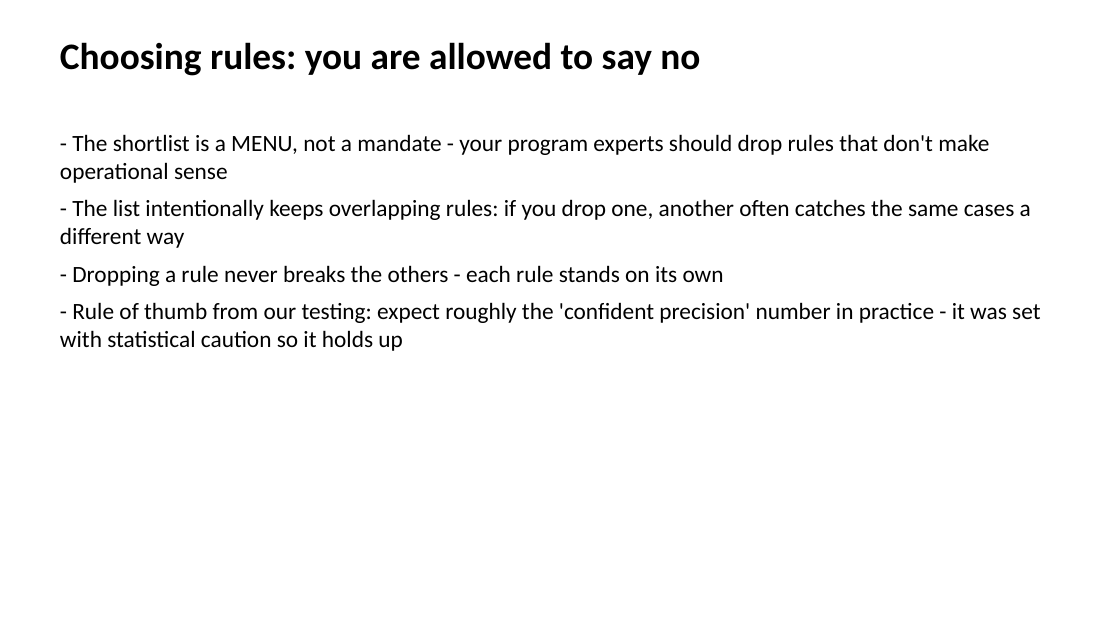
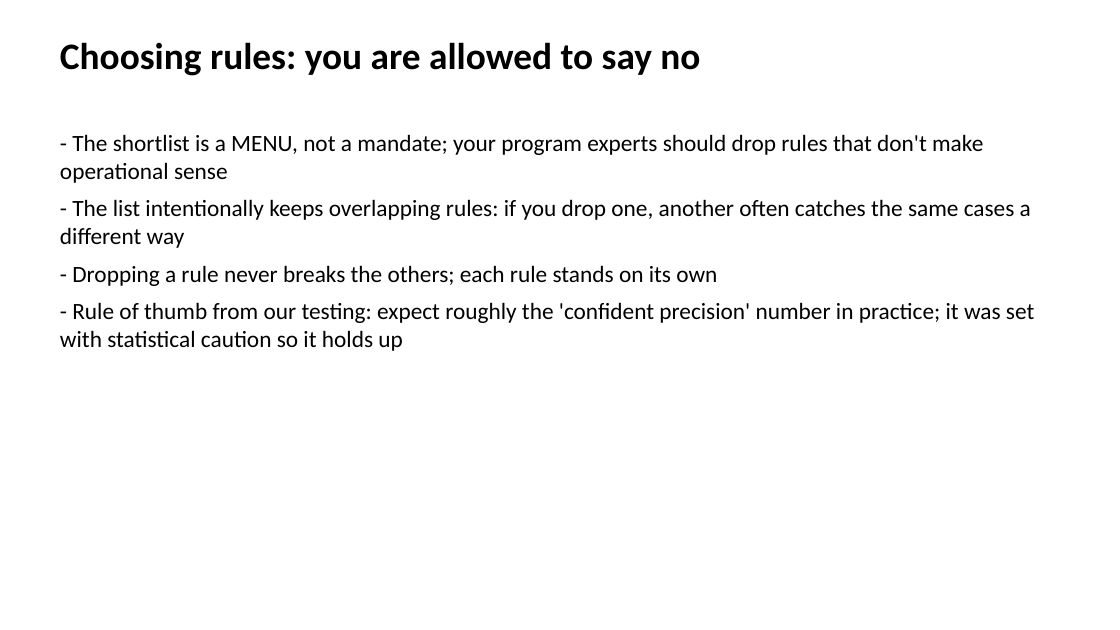
Before and after one commit to giannella/snap_qc, a slide deck: slide 12 of workshop_using_the_inclusion_rules_scripts.pptx. Drawn at 1120x630 pixels with LibreOffice and Linux fonts; fonts in the diff are those of the drawing. Boxes give left, top, right and bottom in pixels: in the first picture for what was removed or moved away, otherwise in the second. Text is boxed around its words. In the diff, an @@ line names an element or a change of style, - is before the commit and + after.

```diff
--- a/workshop_using_the_inclusion_rules_scripts.pptx
+++ b/workshop_using_the_inclusion_rules_scripts.pptx
@@ text at (60,134,983,183): text changed @@
-- The shortlist is a MENU, not a mandate - your program experts should drop rules that don't make operational sense
+- The shortlist is a MENU, not a mandate; your program experts should drop rules that don't make operational sense
@@ text at (60,265,1034,351): text changed @@
-- Dropping a rule never breaks the others - each rule stands on its own
-- Rule of thumb from our testing: expect roughly the 'confident precision' number in practice - it was set with statistical caution so it holds up
+- Dropping a rule never breaks the others; each rule stands on its own
+- Rule of thumb from our testing: expect roughly the 'confident precision' number in practice; it was set with statistical caution so it holds up
```
Also in this commit, not shown: 18 other slides changed, 3 other files.
